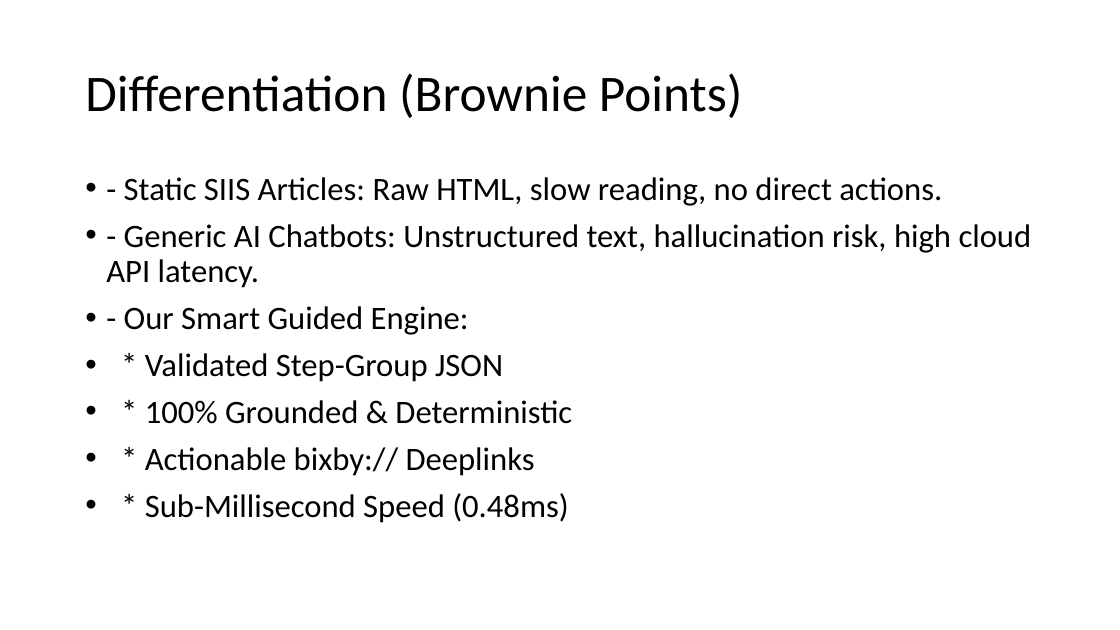
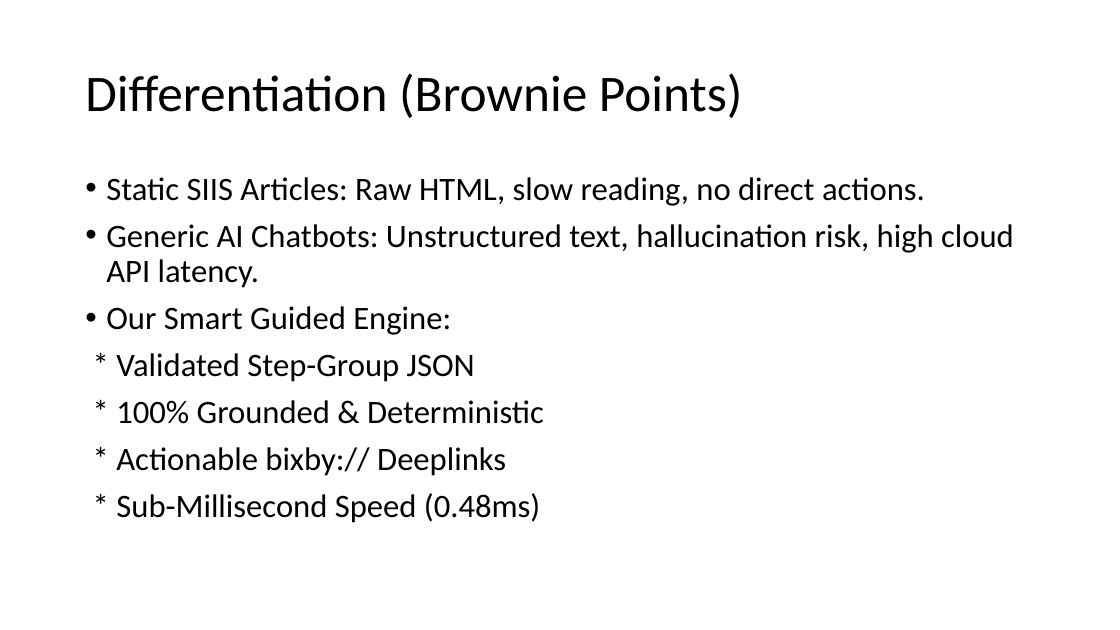
Before and after one commit to ADVENTH007/theme02-troubleshooting-engine, a slide deck: slide 11 of MSRIT_TWT_Submission.pptx (slide 10 before the commit). Drawn at 1120x630 pixels with LibreOffice and Linux fonts; fonts in the diff are those of the drawing. Boxes give left, top, right and bottom in pixels: in the first picture for what was removed or moved away, otherwise in the second. Text is boxed around its words. In the diff, an @@ line names an element or a change of style, - is before the commit and + after.

```diff
--- a/MSRIT_TWT_Submission.pptx
+++ b/MSRIT_TWT_Submission.pptx
@@ text at box(106, 177, 1014, 335): text changed @@
-• - Static SIIS Articles: Raw HTML, slow reading, no direct actions.
-• - Generic AI Chatbots: Unstructured text, hallucination risk, high cloud API latency.
-• - Our Smart Guided Engine:
+• Static SIIS Articles: Raw HTML, slow reading, no direct actions.
+• Generic AI Chatbots: Unstructured text, hallucination risk, high cloud API latency.
+• Our Smart Guided Engine:
@@ text at box(116, 353, 544, 523): bullet • to none @@
```
Also in this commit, not shown: 10 other slides changed, 1 slide added.
